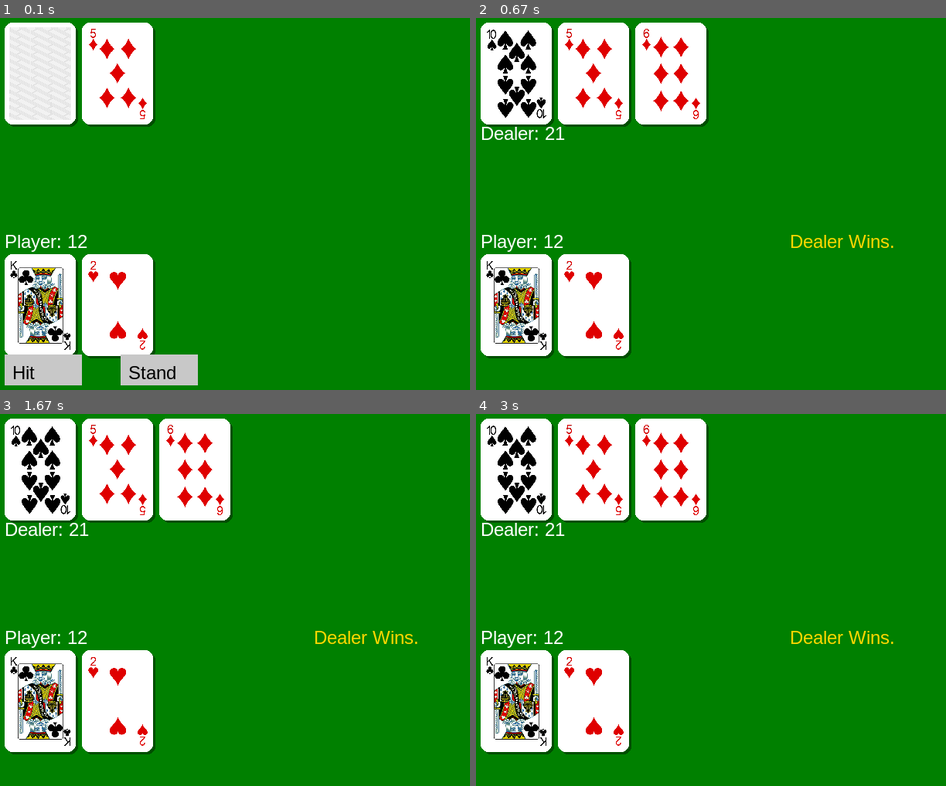
Above: before the commit, frames 1-4 (two rows, left to right).
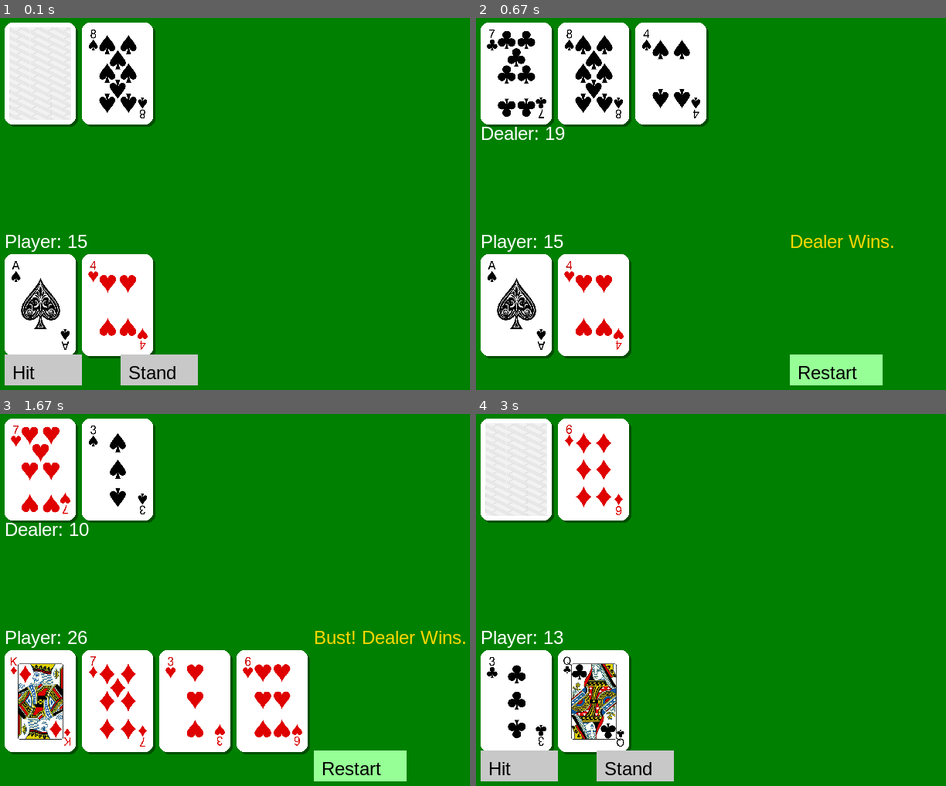
Above: after the commit, the same moments.

Repository: NathanGr33n/blackjack_pygame
Game: pygame game, started from main.py
Same seed, same stepped clock (60 frames per second), same inputs: the game is played once before the commit and once after it.
Inputs (mouse positions are in pixels of both pictures, inside the frame that each line leads up to):
- Up to frame 1 (0.1 s): no input
- Up to frame 2 (0.67 s): click "Stand" at 0.38 s
- Up to frame 3 (1.67 s): click (361, 767) at 0.72 s, where only the run after the commit has a clickable "Restart"; click (42, 767) at 1.05 s, where only the run after the commit has a clickable "Hit"; click (42, 767) at 1.38 s, where only the run after the commit has a clickable "Hit"
- Up to frame 4 (3 s): click (837, 767) at 1.72 s, where only the run after the commit has a clickable "Restart"; click (635, 767) at 2.05 s, where only the run after the commit has a clickable "Stand"; click (837, 767) at 2.88 s, where only the run after the commit has a clickable "Restart"

The runs differ from the first frame. In frame 1, 3.0% of the frame differs, in the area x 2-32%, y 2-90%; in frame 2, 6.4%; in frame 3, 20%, in the area x 2-100%, y 1-99%; in frame 4, 13%.

Commit message:
Implemented Restart Button for continued play, updated comments

Diff:
--- a/deck.py
+++ b/deck.py
@@ -2,31 +2,39 @@
 # NathanGr33n
 # June 20, 2025
 
-import random
-import os
+#-------------Import Libraries-------------
+import random  # Used to shuffle the deck
+import os      # Used for file path construction
 
+
+#------------Define Suits and Ranks--------------
 SUITS = ['hearts', 'diamonds', 'clubs', 'spades']
 RANKS = ['2', '3', '4', '5', '6', '7', '8', '9', '10', 'jack', 'queen', 'king', 'ace']
 
+# Card class to represent a single card
 class Card:
     def __init__(self, suit, rank):
-        self.suit = suit
-        self.rank = rank
-        # Use PNG image path
+        self.suit = suit                     # e.g., "hearts"
+        self.rank = rank                     # e.g., "queen"
+        # Build image path for this card using PNGs
         self.image_path = os.path.join("assets", "cards", "png", f"{rank}_of_{suit}.png")
 
+    # Determine the blackjack values of Cards
     def value(self):
         if self.rank in ['jack', 'queen', 'king']:
-            return 10
+            return 10     # Face cards are worth 10
         elif self.rank == 'ace':
-            return 11
+            return 11     # Aces start as 11 (can convert to 1)
         else:
-            return int(self.rank)
+            return int(self.rank)  # Number cards have face value
 
+# Deck class to represent a shuffled deck of 52 cards
 class Deck:
     def __init__(self):
+        # Create all 52 cards (4 suits × 13 ranks)
         self.cards = [Card(suit, rank) for suit in SUITS for rank in RANKS]
-        random.shuffle(self.cards)
+        random.shuffle(self.cards)  # Shuffle the deck
 
     def deal(self):
+        # Remove and return the top card, if any remain
         return self.cards.pop() if self.cards else None
--- a/main.py
+++ b/main.py
@@ -2,139 +2,152 @@
 # NathanGr33n
 # June 20, 2025
 
-#Library Imports
-import pygame #Game Engine
-import sys
-import os
-from deck import Deck #Imports deck class
+# --------- Library Imports ---------
+import pygame                     # Game engine
+import sys                        # System functions
+import os                         # File path handling
+from deck import Deck             # Import the Deck class from deck.py
 
-#Game Engine and Window Setup
-pygame.init()
-WIDTH, HEIGHT = 800, 600
-screen = pygame.display.set_mode((WIDTH, HEIGHT))
-pygame.display.set_caption("Blackjack")
-font = pygame.font.SysFont("Arial", 24)
+# --------- Game Setup ---------
+pygame.init()                     # Initialize Pygame
+WIDTH, HEIGHT = 800, 600          # Window dimensions
+screen = pygame.display.set_mode((WIDTH, HEIGHT))  # Create the game window
+pygame.display.set_caption("Blackjack")            # Set the window title
+font = pygame.font.SysFont("Arial", 24)            # Define font for text
 
-# Load card back
-card_back = pygame.image.load(os.path.join("assets", "cards", "png", "back.png")).convert_alpha()
-card_back = pygame.transform.scale(card_back, (80, 120))
+# --------- Load Card Back Image ---------
+card_back = pygame.image.load(os.path.join("assets", "cards", "png", "back.png")).convert_alpha()  # Load back of card
+card_back = pygame.transform.scale(card_back, (80, 120))  # Scale card back to desired size
 
-#loads png images for cards
+# --------- Load a PNG Card ---------
 def load_png_card(path, size=(80, 120)):
     try:
-        image = pygame.image.load(path).convert_alpha()
-        return pygame.transform.scale(image, size)
+        image = pygame.image.load(path).convert_alpha()  # Load and convert image with alpha transparency
+        return pygame.transform.scale(image, size)       # Scale to standard card size
     except Exception as e:
-        print(f"Error loading PNG '{path}': {e}")
+        print(f"Error loading PNG '{path}': {e}")         # Print error if loading fails
         return None
 
+# --------- Draw a Card with Border and Shadow ---------
 def draw_card_with_border(card_surface, x, y, card_size=(80, 120), border_thickness=6):
     if card_surface is None:
         return
-    width = card_size[0] + 2 * border_thickness
-    height = card_size[1] + 2 * border_thickness
-    shadow = pygame.Surface((width, height), pygame.SRCALPHA)
-    pygame.draw.rect(shadow, (0, 0, 0, 100), shadow.get_rect(), border_radius=10)
-    screen.blit(shadow, (x + 3, y + 3))
-    frame = pygame.Surface((width, height), pygame.SRCALPHA)
-    pygame.draw.rect(frame, (255, 255, 255), frame.get_rect(), border_radius=10)
-    screen.blit(frame, (x, y))
-    screen.blit(card_surface, (x + border_thickness, y + border_thickness))
+    width = card_size[0] + 2 * border_thickness      # Full card width with border
+    height = card_size[1] + 2 * border_thickness     # Full card height with border
+    shadow = pygame.Surface((width, height), pygame.SRCALPHA)  # Create transparent surface for shadow
+    pygame.draw.rect(shadow, (0, 0, 0, 100), shadow.get_rect(), border_radius=10)  # Draw translucent shadow
+    screen.blit(shadow, (x + 3, y + 3))               # Offset to simulate drop shadow
+    frame = pygame.Surface((width, height), pygame.SRCALPHA)   # Create frame surface
+    pygame.draw.rect(frame, (255, 255, 255), frame.get_rect(), border_radius=10)  # Draw white rounded rectangle
+    screen.blit(frame, (x, y))                        # Draw frame behind card
+    screen.blit(card_surface, (x + border_thickness, y + border_thickness))  # Draw actual card
 
-#display cards
+# --------- Draw a Hand of Cards ---------
 def draw_hand(hand, y, hide_first=False):
     for i, card in enumerate(hand):
-        x = 100 + i * 100
+        x = 100 + i * 100  # Set card X position with spacing
         if hide_first and i == 0:
-            draw_card_with_border(card_back, x, y)
+            draw_card_with_border(card_back, x, y)  # Use card back for first card
         else:
-            card_surface = load_png_card(card.image_path)
-            draw_card_with_border(card_surface, x, y)
+            card_surface = load_png_card(card.image_path)  # Load card face
+            draw_card_with_border(card_surface, x, y)       # Draw it
 
-#calculate value of cards in hand
+# --------- Calculate Hand Value ---------
 def calculate_hand_value(hand):
     value = 0
     aces = 0
     for card in hand:
-        val = card.value()
+        val = card.value()     # Get card value
         value += val
         if card.rank == 'ace':
-            aces += 1
-    # Convert Ace from 11 to 1 as needed
+            aces += 1          # Count aces
     while value > 21 and aces > 0:
-        value -= 10
+        value -= 10            # Convert ace from 11 to 1 if needed
         aces -= 1
     return value
 
-def draw_text(text, x, y, color=(255,255,255)):
-    surface = font.render(text, True, color)
-    screen.blit(surface, (x, y))
+# --------- Draw Text on Screen ---------
+def draw_text(text, x, y, color=(255, 255, 255)):
+    surface = font.render(text, True, color)  # Render text surface
+    screen.blit(surface, (x, y))              # Blit to screen
 
-def draw_button(text, rect, color, text_color=(0,0,0)):
-    pygame.draw.rect(screen, color, rect)
-    draw_text(text, rect[0] + 10, rect[1] + 10, text_color)
+# --------- Draw a Button ---------
+def draw_button(text, rect, color, text_color=(0, 0, 0)):
+    pygame.draw.rect(screen, color, rect)                    # Draw button rectangle
+    draw_text(text, rect[0] + 10, rect[1] + 10, text_color)   # Draw label text
 
-# Game setup
-deck = Deck()
-player_hand = [deck.deal(), deck.deal()]
-dealer_hand = [deck.deal(), deck.deal()]
-player_turn = True
-game_over = False
-winner = ""
+# --------- Reset Game State ---------
+def reset_game():
+    global deck, player_hand, dealer_hand, player_turn, game_over, winner
+    deck = Deck()                               # Create a new shuffled deck
+    player_hand = [deck.deal(), deck.deal()]    # Deal two cards to player
+    dealer_hand = [deck.deal(), deck.deal()]    # Deal two cards to dealer
+    player_turn = True                          # Start with player's turn
+    game_over = False                           # Not over yet
+    winner = ""                                 # No winner yet
 
-# Button areas
+# --------- Initialize First Game ---------
+reset_game()
+
+# --------- Define Button Rectangles ---------
 hit_button = pygame.Rect(100, 530, 100, 40)
 stand_button = pygame.Rect(250, 530, 100, 40)
+restart_button = pygame.Rect(500, 530, 120, 40)
 
-# Game loop
+# --------- Game Loop ---------
 running = True
 while running:
-    screen.fill((0, 128, 0))  # Green felt background
-    draw_hand(player_hand, 400)
-    draw_hand(dealer_hand, 100, hide_first=(player_turn and not game_over))
+    screen.fill((0, 128, 0))  # Fill screen with green (felt table color)
 
-    player_value = calculate_hand_value(player_hand) #player's hand value
-    dealer_value = calculate_hand_value(dealer_hand if not player_turn else dealer_hand[1:]) #dealer's hand value
+    draw_hand(player_hand, 400)                         # Draw player hand
+    draw_hand(dealer_hand, 100, hide_first=(player_turn and not game_over))  # Hide dealer's first card during player turn
 
-    draw_text(f"Player: {player_value}", 100, 370)
-    if not player_turn:
-        draw_text(f"Dealer: {calculate_hand_value(dealer_hand)}", 100, 230) #displays dealers score
+    player_value = calculate_hand_value(player_hand)    # Calculate player's total
+    dealer_value = calculate_hand_value(dealer_hand if not player_turn else dealer_hand[1:])  # Dealer value (hides one card)
+
+    draw_text(f"Player: {player_value}", 100, 370)      # Show player score
+    if not player_turn or game_over:
+        draw_text(f"Dealer: {calculate_hand_value(dealer_hand)}", 100, 230)  # Show full dealer score
 
     if game_over:
-        draw_text(winner, 500, 370, (255, 215, 0)) #displays winner text
+        draw_text(winner, 500, 370, (255, 215, 0))       # Display result
+        draw_button("Restart", restart_button, (150, 255, 150))  # Show restart button
 
     if player_turn and not game_over:
-        draw_button("Hit", hit_button, (200, 200, 200)) #displays hit button
-        draw_button("Stand", stand_button, (200, 200, 200)) #display stand button
+        draw_button("Hit", hit_button, (200, 200, 200))    # Hit button
+        draw_button("Stand", stand_button, (200, 200, 200))  # Stand button
 
     for event in pygame.event.get():
         if event.type == pygame.QUIT:
-            running = False
-        elif event.type == pygame.MOUSEBUTTONDOWN and player_turn and not game_over:
-            if hit_button.collidepoint(event.pos):
-                player_hand.append(deck.deal())
-                player_value = calculate_hand_value(player_hand)
-                if player_value > 21: #if player's hand value is greater than 21 (bust)
+            running = False  # Exit the game
+        elif event.type == pygame.MOUSEBUTTONDOWN:
+            # Player clicks during active round
+            if player_turn and not game_over:
+                if hit_button.collidepoint(event.pos):
+                    player_hand.append(deck.deal())        # Deal new card
+                    player_value = calculate_hand_value(player_hand)
+                    if player_value > 21: # Player Busts (Player's hand value is greater than 21)
+                        game_over = True
+                        player_turn = False
+                        winner = "Bust! Dealer Wins."
+                elif stand_button.collidepoint(event.pos):
+                    player_turn = False
+                    while calculate_hand_value(dealer_hand) < 17:
+                        dealer_hand.append(deck.deal())    # Dealer draws
+                    dealer_value = calculate_hand_value(dealer_hand)
+                    player_value = calculate_hand_value(player_hand)
                     game_over = True
-                    player_turn = False
-                    winner = "Bust! Dealer Wins."
-            elif stand_button.collidepoint(event.pos):
-                player_turn = False
-                # Dealer's turn
-                while calculate_hand_value(dealer_hand) < 17:
-                    dealer_hand.append(deck.deal())
-                dealer_value = calculate_hand_value(dealer_hand)
-                player_value = calculate_hand_value(player_hand)
-                game_over = True
-                if dealer_value > 21 or player_value > dealer_value: #Win Conditions
-                    winner = "Player Wins!"
-                elif player_value == dealer_value: #Tie Conditions
-                    winner = "Push! It's a tie."
-                else:
-                    winner = "Dealer Wins."
+                    if dealer_value > 21 or player_value > dealer_value: #Player Wins (Dealer Busts or Player's hand > Dealers hand)
+                        winner = "Player Wins!"
+                    elif player_value == dealer_value: #Tie Conditions
+                        winner = "Push! It's a tie."
+                    else: #Dealer's hand > Players hand
+                        winner = "Dealer Wins."
+            elif game_over and restart_button.collidepoint(event.pos):
+                reset_game()  # Restart game if clicked
 
-    pygame.display.flip()
+    pygame.display.flip()  # Refresh screen
 
-#cleanup
+# --------- Cleanup on Exit ---------
 pygame.quit()
 sys.exit()
